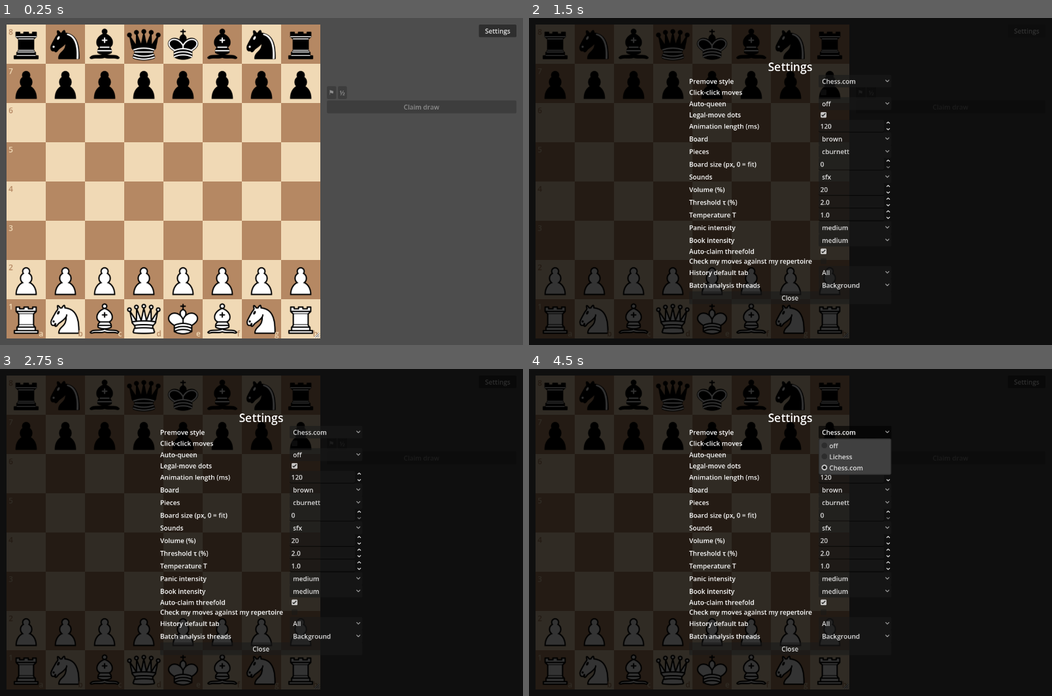
Above: before the commit, frames 1-4 (two rows, left to right).
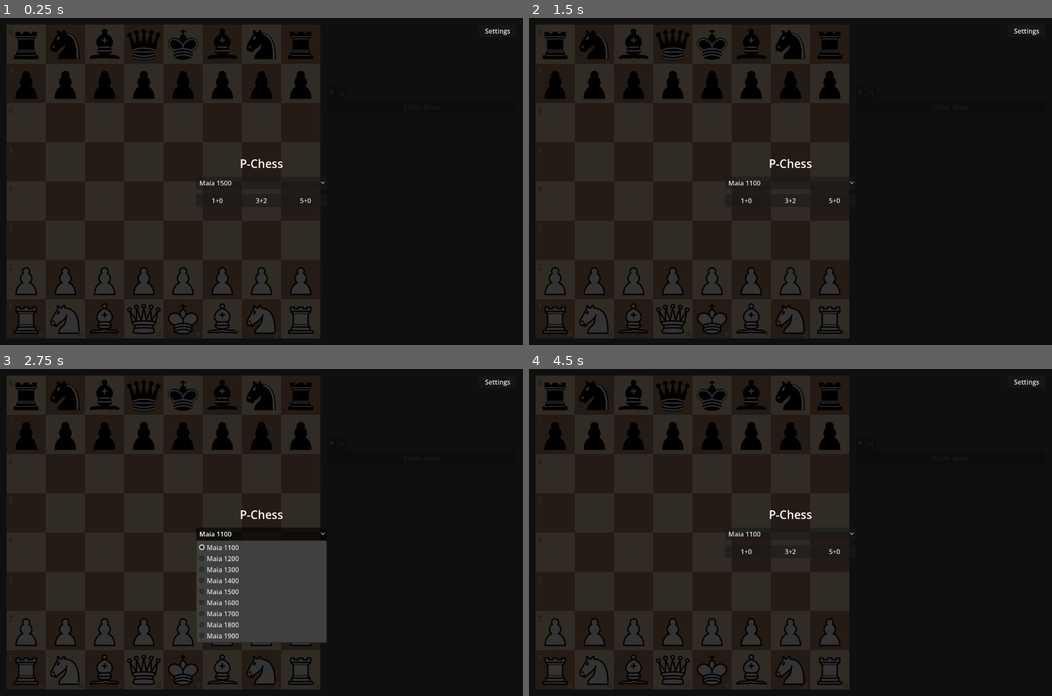
Above: after the commit, the same moments.

Repository: Laginho/P-Chess
Game: Godot game, scene res://ui/main.tscn
Two runs of this game, one before a commit and one after it. Both use one fixed random seed, a clock stepped at 60 frames per second and the inputs below.
Inputs (mouse positions are in pixels of both pictures, inside the frame that each line leads up to):
- Up to frame 1 (0.25 s): no input
- Up to frame 2 (1.5 s): click (790, 181) at 0.5 s, where only the run after the commit has a clickable "Maia 1500"; click "Settings" (after the commit: "1+0") at 1.25 s
- Up to frame 3 (2.75 s): click (261, 532) at 2 s, where only the run after the commit has a clickable "Maia 1100"
- Up to frame 4 (4.5 s): click (790, 552) at 2.75 s, where only the run after the commit has a clickable "3+2"; click (832, 552) at 3.5 s, where only the run after the commit has a clickable "5+0"; click (853, 431) at 4.25 s, where only the run before the commit has a clickable "Chess.com"

The runs differ from the first frame. In frame 1, 96% of the frame differs, in the area x 0-100%, y 0-100%; in frame 2, 2.4%; in frame 3, 9.4%; in frame 4, 4.0%.

Commit message:
feat: start default quick games (UI-016)
Start a selected time control with the initial quick-play choices.

Diff:
--- a/ui/home.gd
+++ b/ui/home.gd
@@ -1 +1,15 @@
 extends Control
+
+signal started(settings: Dictionary)
+
+const Setup = preload("res://ui/setup.gd")
+
+func _ready() -> void:
+	var level: OptionButton = $Center/Form/Level
+	for item in Setup.LEVELS:
+		level.add_item(item.replace("maia-", "Maia "))
+	level.select(Setup.LEVELS.find("maia-1500"))
+	for button in $Center/Form/Quick.get_children():
+		button.pressed.connect(func():
+			started.emit({"level": Setup.LEVELS[level.selected], "colour": ["w", "b"].pick_random(),
+					"opening": "Free", "control": button.text}))
--- a/ui/home.tscn
+++ b/ui/home.tscn
@@ -10,3 +10,52 @@
 grow_horizontal = 2
 grow_vertical = 2
 script = ExtResource("1")
+
+[node name="Shade" type="ColorRect" parent="."]
+layout_mode = 1
+anchors_preset = 15
+anchor_right = 1.0
+anchor_bottom = 1.0
+grow_horizontal = 2
+grow_vertical = 2
+color = Color(0, 0, 0, 0.8)
+
+[node name="Center" type="CenterContainer" parent="."]
+layout_mode = 1
+anchors_preset = 15
+anchor_right = 1.0
+anchor_bottom = 1.0
+grow_horizontal = 2
+grow_vertical = 2
+
+[node name="Form" type="VBoxContainer" parent="Center"]
+custom_minimum_size = Vector2(320, 0)
+layout_mode = 2
+theme_override_constants/separation = 12
+
+[node name="Title" type="Label" parent="Center/Form"]
+layout_mode = 2
+theme_override_font_sizes/font_size = 28
+text = "P-Chess"
+horizontal_alignment = 1
+
+[node name="Level" type="OptionButton" parent="Center/Form"]
+layout_mode = 2
+
+[node name="Quick" type="HBoxContainer" parent="Center/Form"]
+layout_mode = 2
+
+[node name="OneZero" type="Button" parent="Center/Form/Quick"]
+layout_mode = 2
+size_flags_horizontal = 3
+text = "1+0"
+
+[node name="ThreeTwo" type="Button" parent="Center/Form/Quick"]
+layout_mode = 2
+size_flags_horizontal = 3
+text = "3+2"
+
+[node name="FiveZero" type="Button" parent="Center/Form/Quick"]
+layout_mode = 2
+size_flags_horizontal = 3
+text = "5+0"
--- a/ui/main.gd
+++ b/ui/main.gd
@@ -144,6 +144,7 @@
 	draw_button.pressed.connect(_offer_draw)
 	draw_notice_timer.timeout.connect(draw_notice.hide)
 	setup.started.connect(_start)
+	$Home.started.connect(_start)
 	setup.get_node("OpeningPicker").catalog_ready.connect(func(_error):
 		if history_screen.visible:
 			history.book = setup.book
@@ -226,6 +227,7 @@
 	if _starting or not uci.error.is_empty():
 		return
 	_starting = true
+	$Home.hide()
 	analysis_queue.pause()
 	setup.hide()
 	setup.get_node("OpeningPicker").hide()
